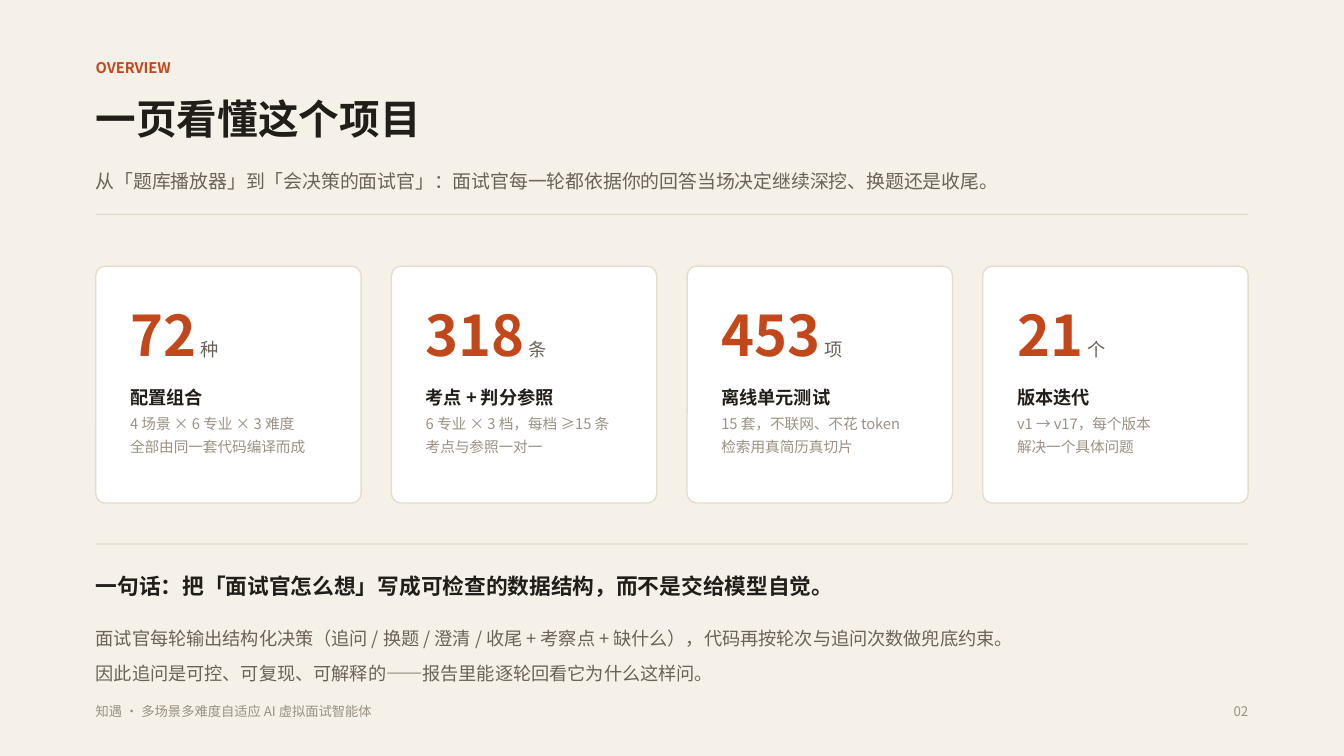
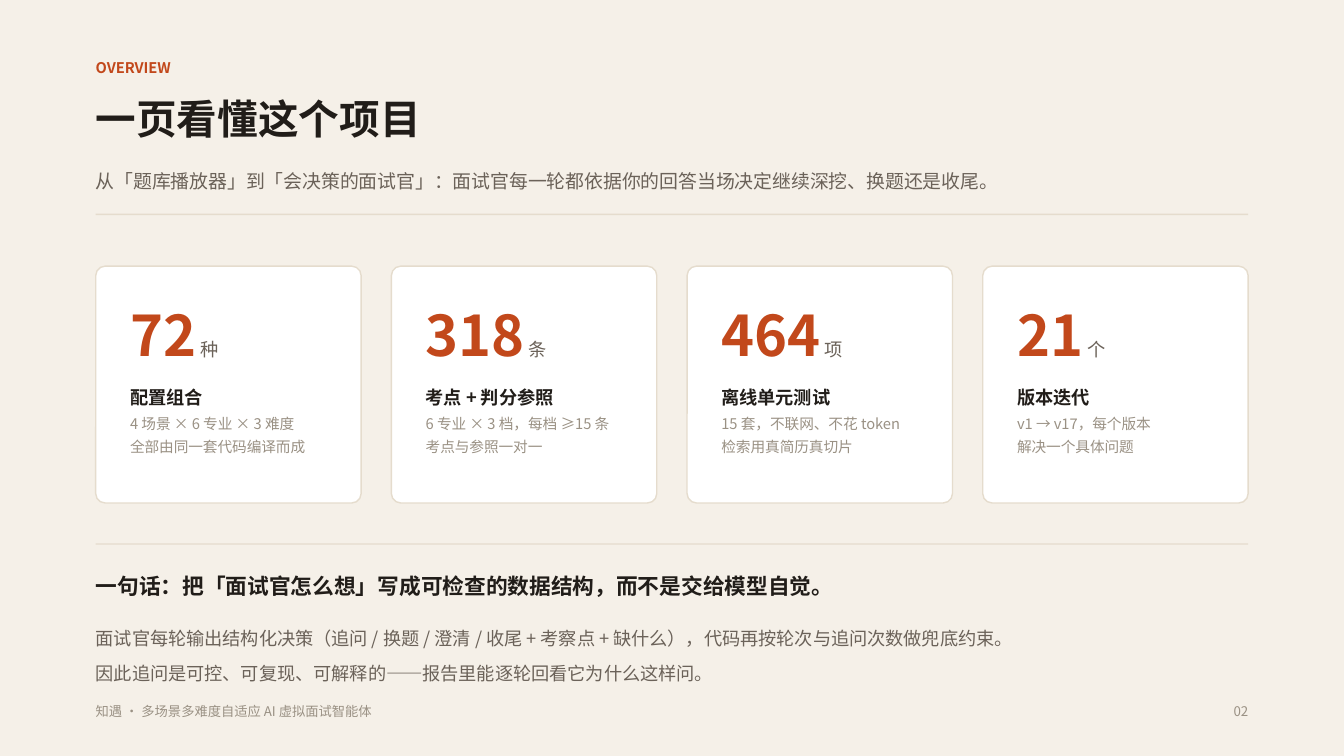
Before and after one commit to shuangxingxi/zhiyu-interview, a slide deck: slide 2 of 知遇-AI虚拟面试官-答辩.pptx. Drawn at 1344x756 pixels with LibreOffice and Linux fonts; fonts in the diff are those of the drawing. Boxes give left, top, right and bottom in pixels: in the first picture for what was removed or moved away, otherwise in the second. Text is boxed around its words. In the diff, an @@ line names an element or a change of style, - is before the commit and + after.

```diff
--- a/知遇-AI虚拟面试官-答辩.pptx
+++ b/知遇-AI虚拟面试官-答辩.pptx
@@ text at bbox=[721, 313, 842, 357]: text changed @@
-453 项
+464 项
```
Also in this commit, not shown: 1 other slide changed, 10 other files.
